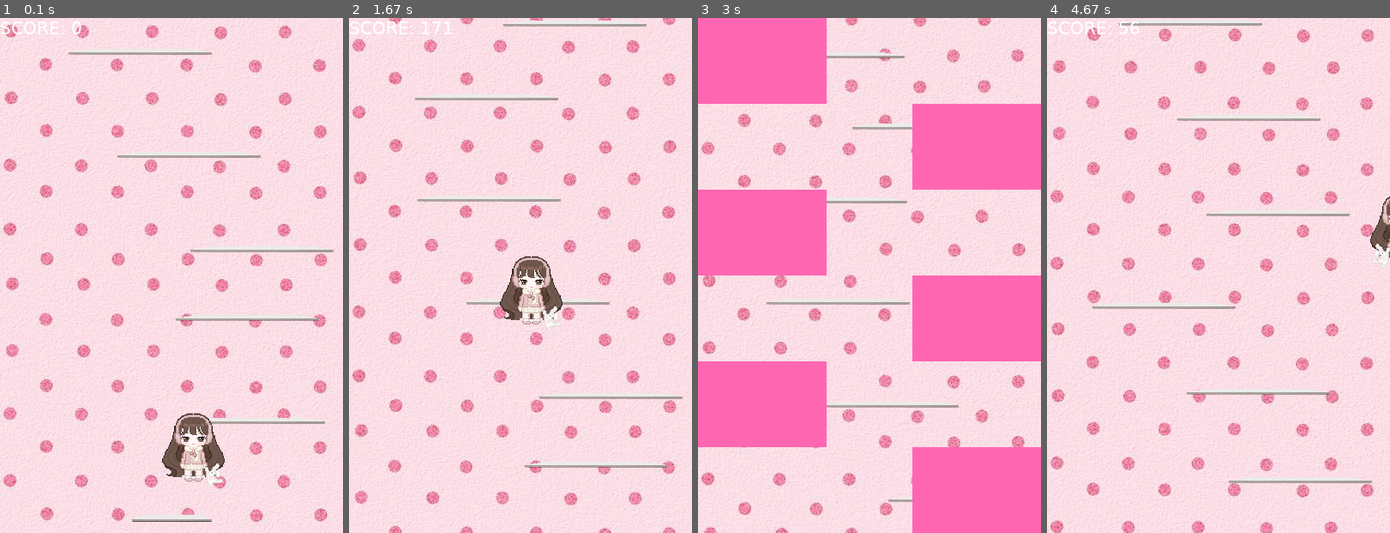
Above: before the commit, frames 1-4 (left to right).
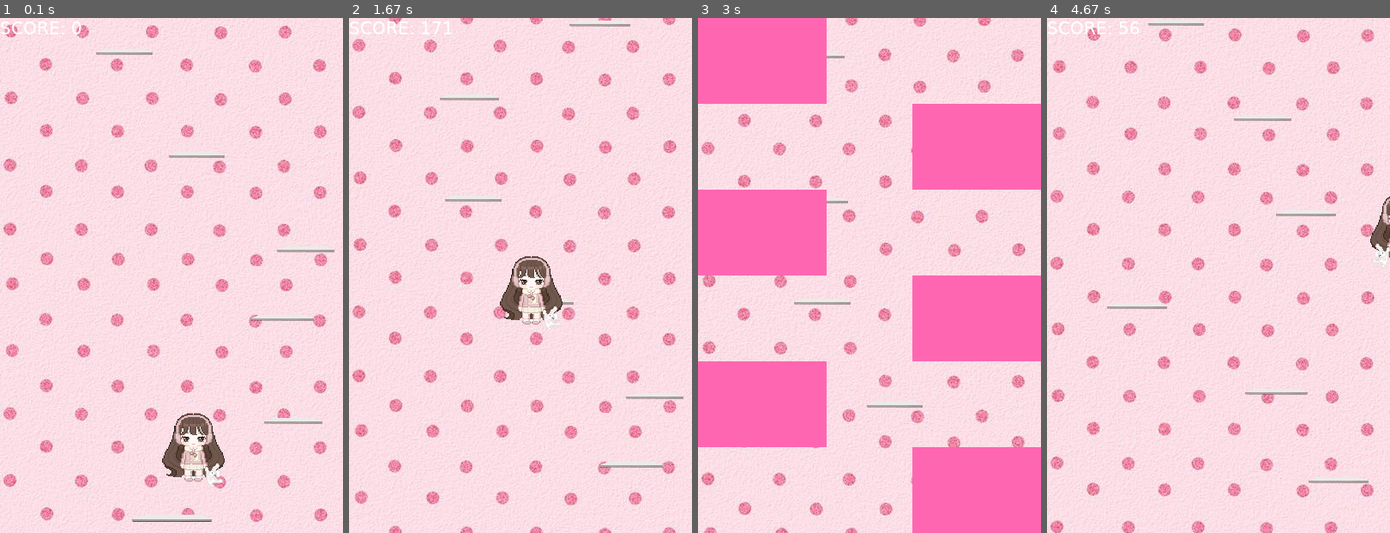
Above: after the commit, the same moments.

Repository: maghfiraaisyah039-collab/pinkeu-jumpy-game
Game: pygame game, started from jumpygame.py
The game is run twice, just before and just after one commit, with the same random seed, the same clock (stepped at 60 frames per second) and the same inputs.
Inputs:
- Up to frame 1 (0.1 s): no input
- Up to frame 2 (1.67 s): hold D 0.33-0.8 s; hold D 0.83-1.3 s; hold A from 1.33 s (still down)
- Up to frame 3 (3 s): release A at 1.87 s; hold A 1.9-2.3 s; hold D 2.33-2.97 s
- Up to frame 4 (4.67 s): hold A 3-3.47 s; tap Space at 4 s; hold D from 4.33 s (still down)

The runs differ from the first frame. In frame 1, 0.6% of the frame differs, in the area x 20-98%, y 6-79%; in frame 2, 0.8%, in the area x 19-98%, y 0-88%; in frame 3, 0.6%; in frame 4, 0.8%.

Commit message:
Add files via upload

Diff:
--- a/jumpygame.py
+++ b/jumpygame.py
@@ -207,7 +207,7 @@
 
         # generate platform
         if len(platform_group) < MAX_PLATFORMS:
-            p_w = 180
+            p_w = (random.randint(70, 80))
             p_h = 40
             p_x = random.randint(0, SCREEN_WIDTH - p_w)
             p_y = platform.rect.y - random.randint(80, 120)
Not shown, changed: jumpygame.exe
